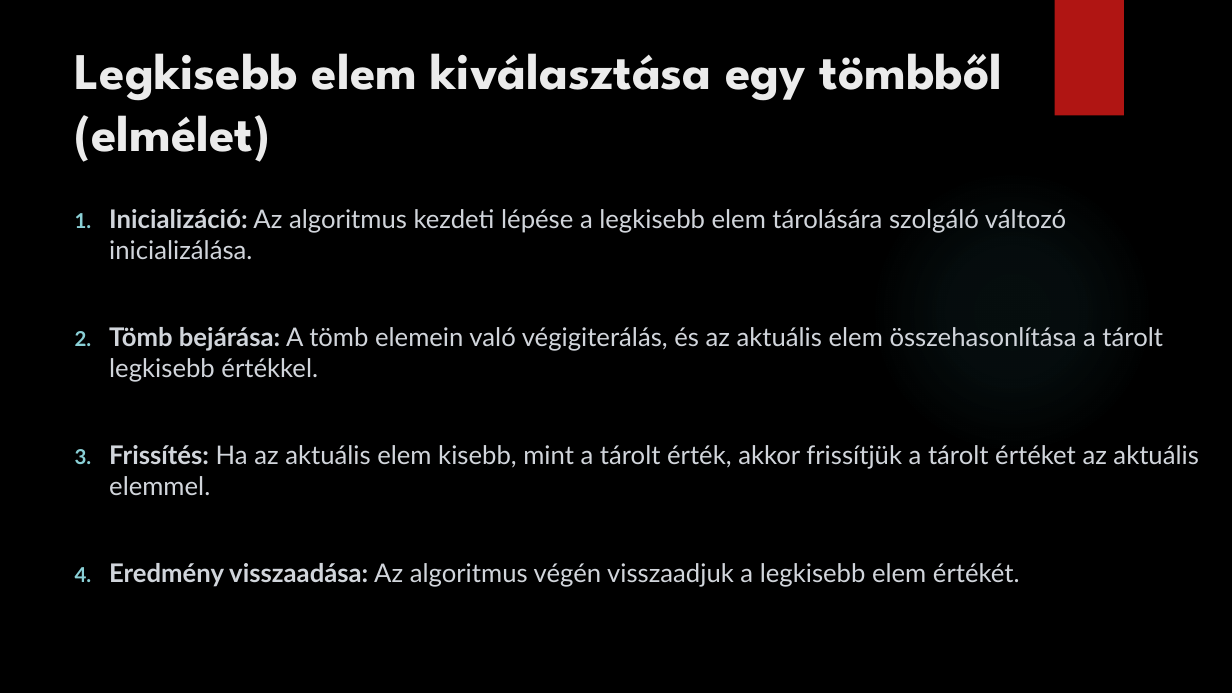
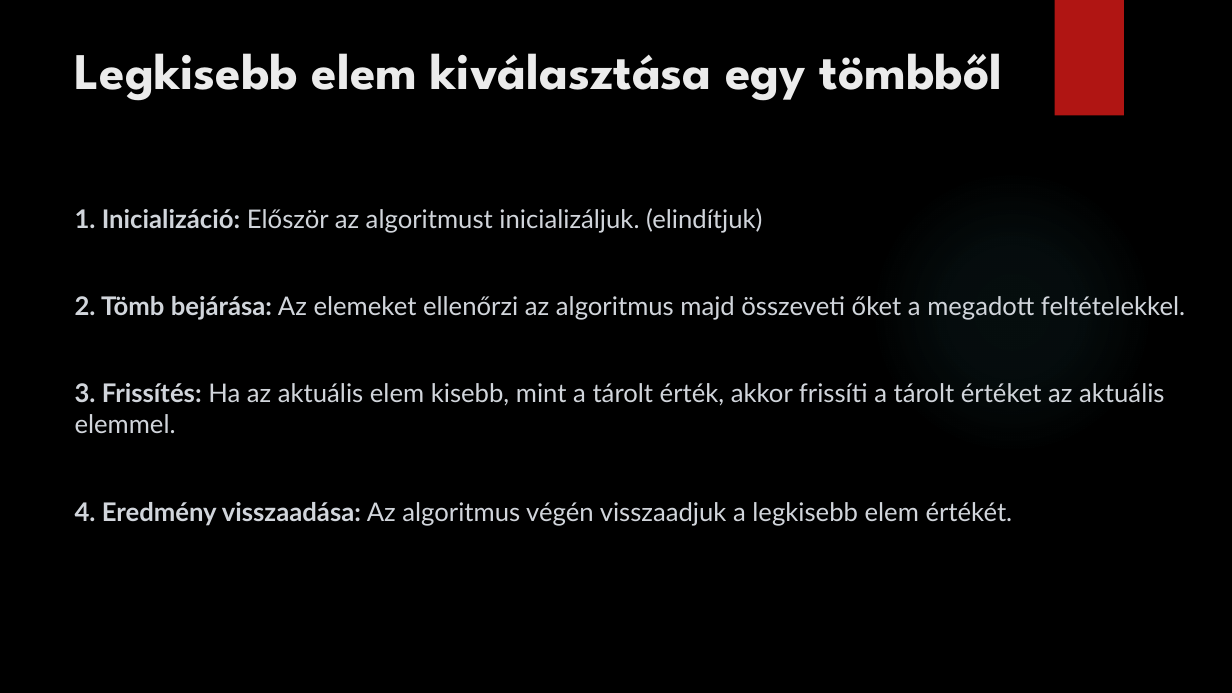
Before and after one commit to kizsi2019/KA_11D, a slide deck: slide 4 of Dunai Krisztián János/Algoritmus.pptx. Drawn at 1232x693 pixels with LibreOffice and Linux fonts; fonts in the diff are those of the drawing; background and template pictures are left out. Boxes give left, top, right and bottom in pixels: in the first picture for what was removed or moved away, otherwise in the second. Text is boxed around its words. In the diff, an @@ line names an element or a change of style, - is before the commit and + after.

```diff
--- a/Dunai Krisztián János/Algoritmus.pptx
+++ b/Dunai Krisztián János/Algoritmus.pptx
@@ title at (75, 53, 1002, 101): text changed @@
-Legkisebb elem kiválasztása egy tömbből (elmélet)
+Legkisebb elem kiválasztása egy tömbből
@@ text at (75, 208, 1185, 526): text changed @@
-1. Inicializáció: Az algoritmus kezdeti lépése a legkisebb elem tárolására szolgáló változó inicializálása.
-2. Tömb bejárása: A tömb elemein való végigiterálás, és az aktuális elem összehasonlítása a tárolt legkisebb értékkel.
-3. Frissítés: Ha az aktuális elem kisebb, mint a tárolt érték, akkor frissítjük a tárolt értéket az aktuális elemmel.
-4. Eredmény visszaadása: Az algoritmus végén visszaadjuk a legkisebb elem értékét.
+1. Inicializáció: Először az algoritmust inicializáljuk. (elindítjuk)
+2. Tömb bejárása: Az elemeket ellenőrzi az algoritmus majd összeveti őket a megadott feltételekkel.
+3. Frissítés: Ha az aktuális elem kisebb, mint a tárolt érték, akkor frissíti a tárolt értéket az aktuális elemmel.
+4. Eredmény visszaadása: Az algoritmus végén visszaadjuk a legkisebb elem értékét.
```
Also in this commit, not shown: 7 other slides changed.
